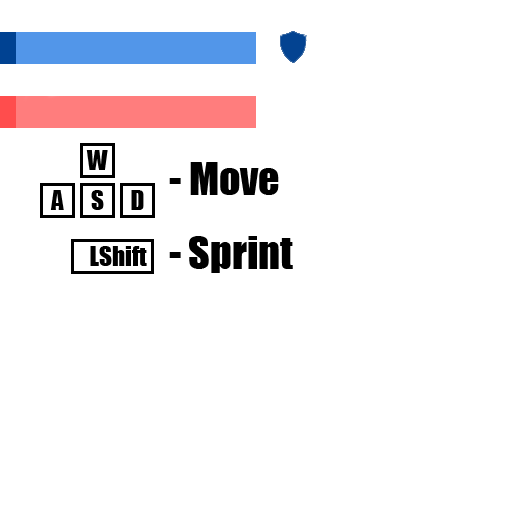
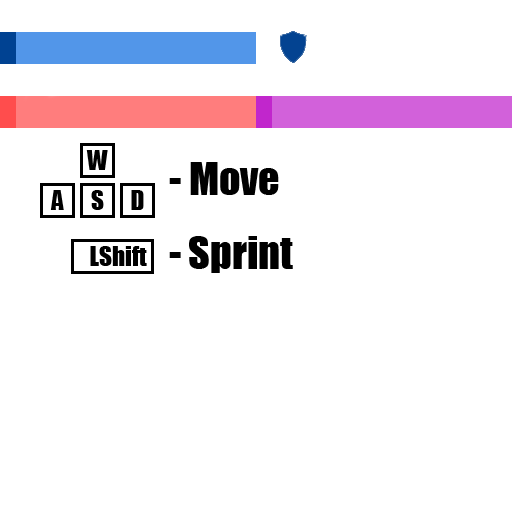
Layer changes from the first 512x512 image to the second:
"Layer 7": opacity 100% → 73%, painted on it over [256, 96, 512, 128]
painted on "Layer 6" over [256, 96, 272, 128]
